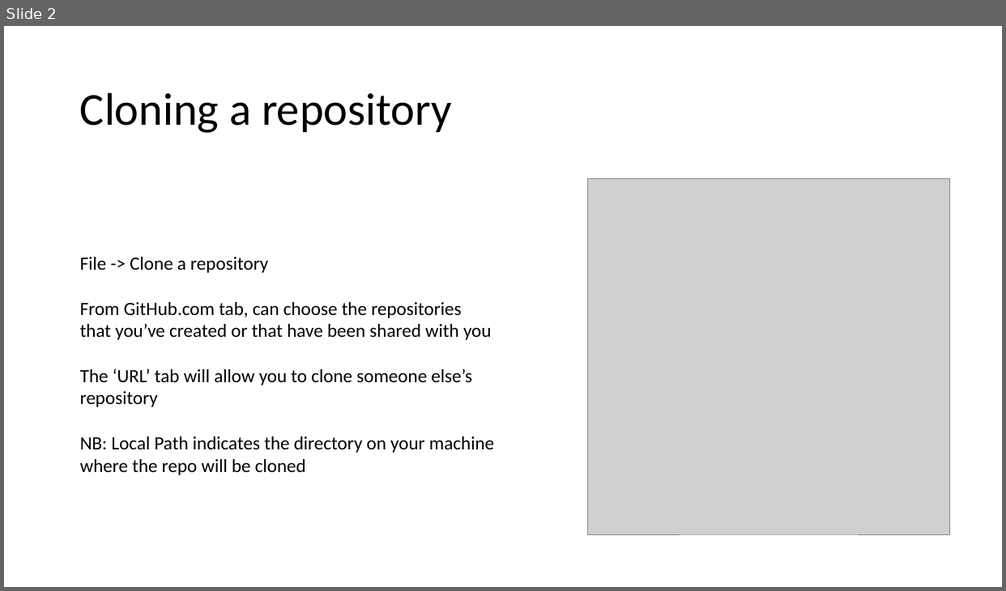
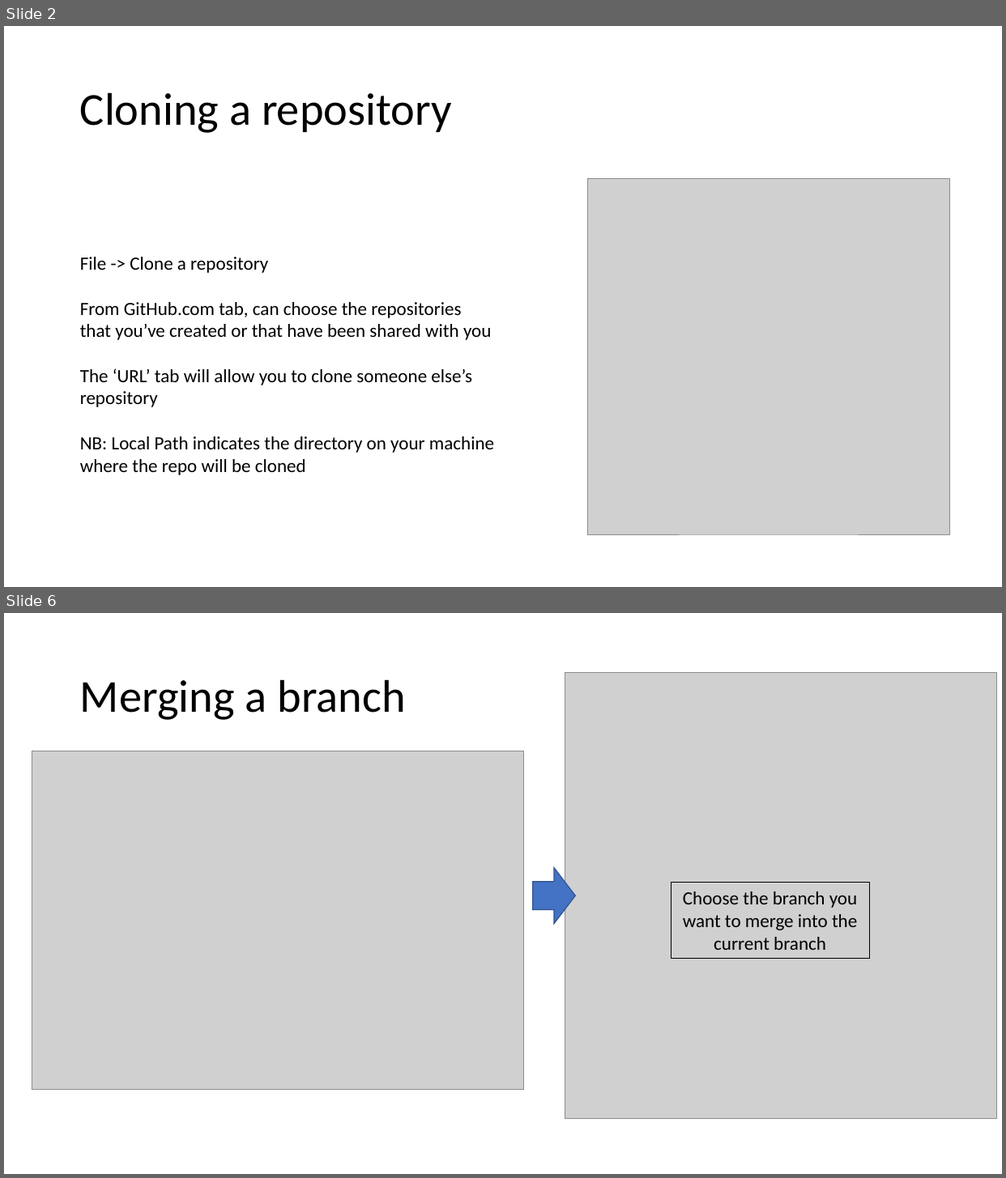
Before and after one commit to maxxb77/EBGN632_2019, a slide deck: ClassSlides/Course2_GitHubDesktop.pptx. Shown one above the other, each under a label of ours: slide 2 before the commit, slides 2 and 6 after it; the slides between them are not shown. The pictures are 1006x591 and 1006x1178 pixels, drawn with LibreOffice and Linux fonts; fonts in the diff are those of the drawing; grey boxes stand for pictures. Boxes give left, top, right and bottom in pixels: in the first picture for what was removed or moved away, otherwise in the second. Text is boxed around its words. In the diff, an @@ line names an element or a change of style, - is before the commit and + after.

```diff
--- a/ClassSlides/Course2_GitHubDesktop.pptx
+++ b/ClassSlides/Course2_GitHubDesktop.pptx
@@ slide 6 added at (4, 613, 1002, 1174), background #FFFFFF @@
@@ title added at (80, 679, 405, 720), 44 pt, text #000000 @@
+Merging a branch
@@ picture added at (565, 673, 997, 1119) @@
@@ picture added at (32, 752, 524, 1090) @@
@@ right arrow added at (533, 867, 575, 924), fill #4472C4, outline #325491 1 pt @@
@@ rectangle added at (671, 883, 870, 958), outline #000000 0.75 pt, 18 pt, text #000000 @@
+Choose the branch you want to merge into the current branch
```
Also in this commit, not shown: 3 other slides added, 1 slide removed, 2 other files.
